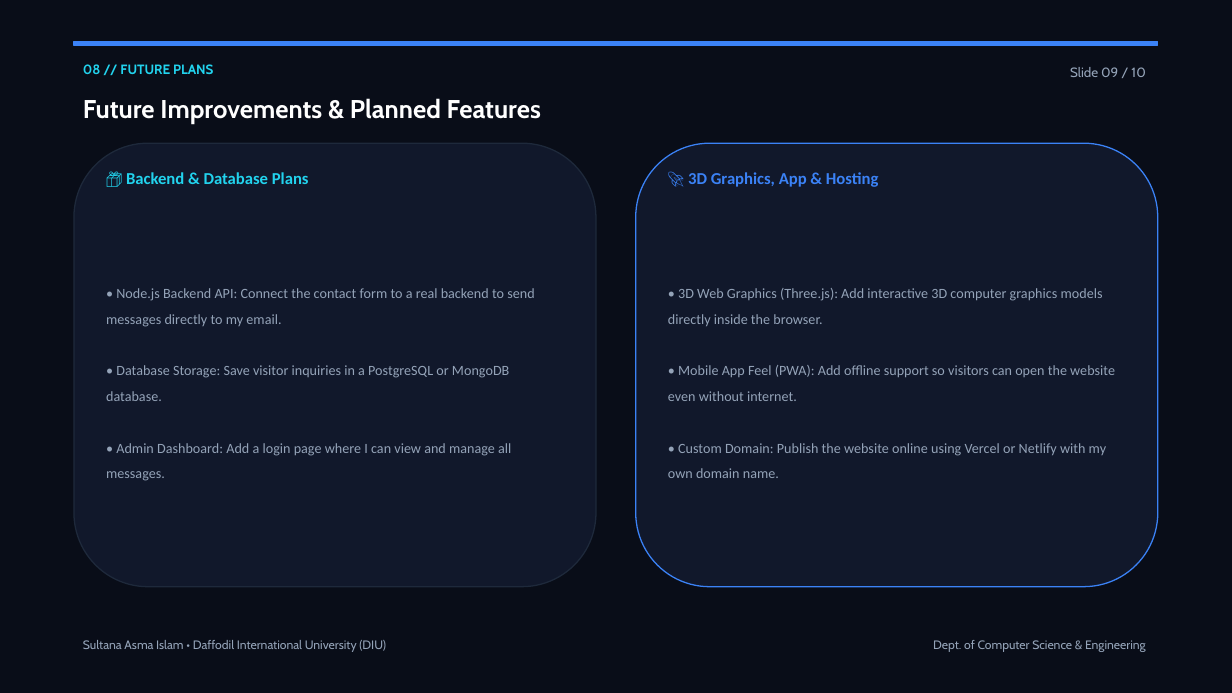
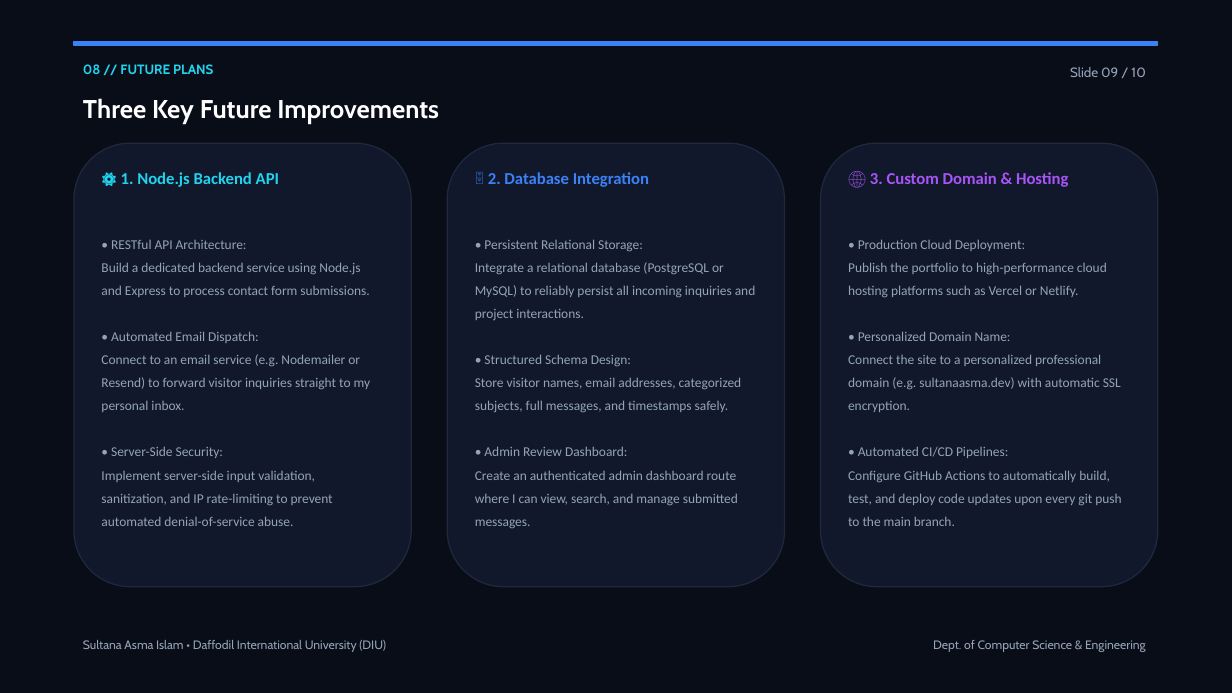
Before and after one commit to Sultana-Asma/sultana-portfolio, a slide deck: slide 9 of My_Portfolio_Presentation_Sultana.pptx. Drawn at 1232x693 pixels with LibreOffice and Linux fonts; fonts in the diff are those of the drawing. Boxes give left, top, right and bottom in pixels: in the first picture for what was removed or moved away, otherwise in the second. Text is boxed around its words. In the diff, an @@ line names an element or a change of style, - is before the commit and + after.

Commit message:
Final review and updates: accurate honeypot & canvas justification, refined sitemap hierarchy, 3 key outputs (hero, skills, modal), 3 future improvements, and consistent verified metrics

```diff
--- a/My_Portfolio_Presentation_Sultana.pptx
+++ b/My_Portfolio_Presentation_Sultana.pptx
@@ text at box(83, 98, 439, 124): text changed @@
-Future Improvements & Planned Features
+Three Key Future Improvements
@@ rounded rectangle: place and size @@
-rounded rectangle at box(74, 143, 596, 587)
+rounded rectangle at box(74, 143, 411, 587)
@@ rounded rectangle: place and size @@
-rounded rectangle at box(636, 143, 1158, 587)
+rounded rectangle at box(447, 143, 785, 587)
@@ rounded rectangle at box(447, 143, 785, 587): outline #3B82F6 1 pt to #1E293B 1 pt @@
@@ rounded rectangle added at box(821, 143, 1158, 587), fill #11182B, outline #1E293B 1 pt @@
@@ text at box(121, 172, 279, 187): text changed @@
-📦 Backend & Database Plans
+⚙️ 1. Node.js Backend API
@@ text added at box(488, 172, 649, 187), 13 pt, text #3B82F6, bold @@
+🗄️ 2. Database Integration
@@ text removed at box(688, 172, 878, 187) @@
-🚀 3D Graphics, App & Hosting
@@ text added at box(870, 172, 1068, 187), 13 pt, text #A855F7, bold @@
+🌐 3. Custom Domain & Hosting
@@ text at box(475, 239, 756, 528): text changed; size 11 to 10.5 pt @@
-• 3D Web Graphics (Three.js): Add interactive 3D computer graphics models directly inside the browser.
-• Mobile App Feel (PWA): Add offline support so visitors can open the website even without internet.
-• Custom Domain: Publish the website online using Vercel or Netlify with my own domain name.
+• Persistent Relational Storage:
+Integrate a relational database (PostgreSQL or MySQL) to reliably persist all incoming inquiries and project interactions.
+• Structured Schema Design:
+Store visitor names, email addresses, categorized subjects, full messages, and timestamps safely.
+• Admin Review Dashboard:
+Create an authenticated admin dashboard route where I can view, search, and manage submitted messages.
@@ text added at box(848, 239, 1121, 526), 10.5 pt, text #94A3B8 @@
+• Production Cloud Deployment:
+Publish the portfolio to high-performance cloud hosting platforms such as Vercel or Netlify.
+• Personalized Domain Name:
+Connect the site to a personalized professional domain (e.g. sultanaasma.dev) with automatic SSL encryption.
+• Automated CI/CD Pipelines:
+Configure GitHub Actions to automatically build, test, and deploy code updates upon every git push to the main branch.
@@ text at box(101, 240, 371, 526): text changed; size 11 to 10.5 pt @@
-• Node.js Backend API: Connect the contact form to a real backend to send messages directly to my email.
-• Database Storage: Save visitor inquiries in a PostgreSQL or MongoDB database.
-• Admin Dashboard: Add a login page where I can view and manage all messages.
+• RESTful API Architecture:
+Build a dedicated backend service using Node.js and Express to process contact form submissions.
+• Automated Email Dispatch:
+Connect to an email service (e.g. Nodemailer or Resend) to forward visitor inquiries straight to my personal inbox.
+• Server-Side Security:
+Implement server-side input validation, sanitization, and IP rate-limiting to prevent automated denial-of-service abuse.
```
Also in this commit, not shown: 9 other slides changed, 7 other files.
